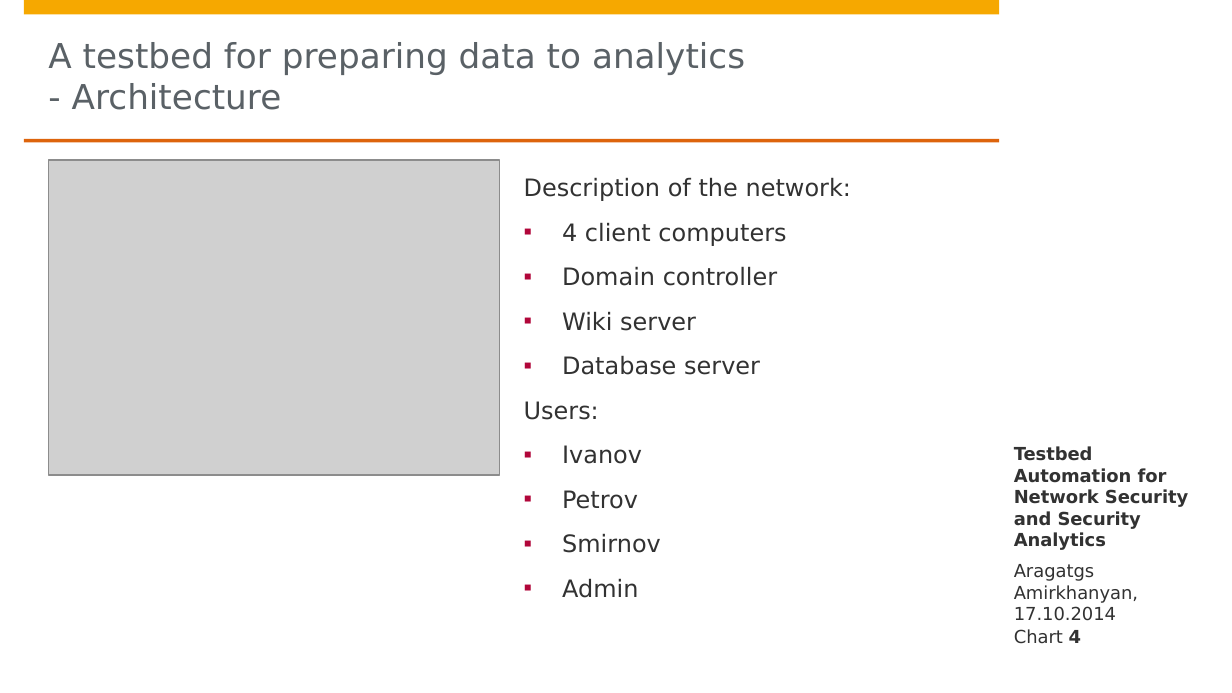
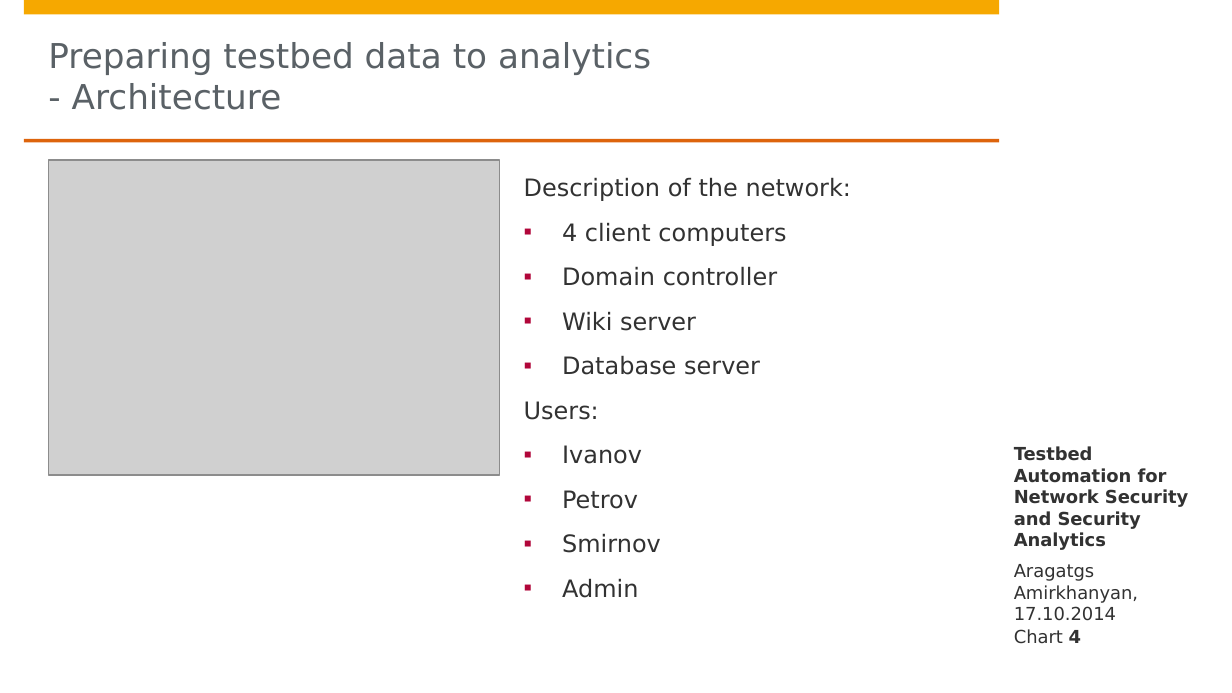
Before and after one commit to aragats/HPI, a slide deck: slide 4 of Research School/Retreat/Fall 2014/retreat draft 4/Aragats_Amirkhanyan_Fall_Retreat_2014.pptx. Drawn at 1232x693 pixels with LibreOffice and Linux fonts; fonts in the diff are those of the drawing; grey boxes stand for pictures; background and template pictures are left out. Boxes give left, top, right and bottom in pixels: in the first picture for what was removed or moved away, otherwise in the second. Text is boxed around its words. In the diff, an @@ line names an element or a change of style, - is before the commit and + after.

```diff
--- a/Research School/Retreat/Fall 2014/retreat draft 4/Aragats_Amirkhanyan_Fall_Retreat_2014.pptx
+++ b/Research School/Retreat/Fall 2014/retreat draft 4/Aragats_Amirkhanyan_Fall_Retreat_2014.pptx
@@ title at <box>48,42,651,110</box>: text changed @@
-A testbed for preparing data to analytics
-- Architecture
+Preparing testbed data to analytics
+- Architecture
```
Also in this commit, not shown: 5 other slides changed, 1 other file.
